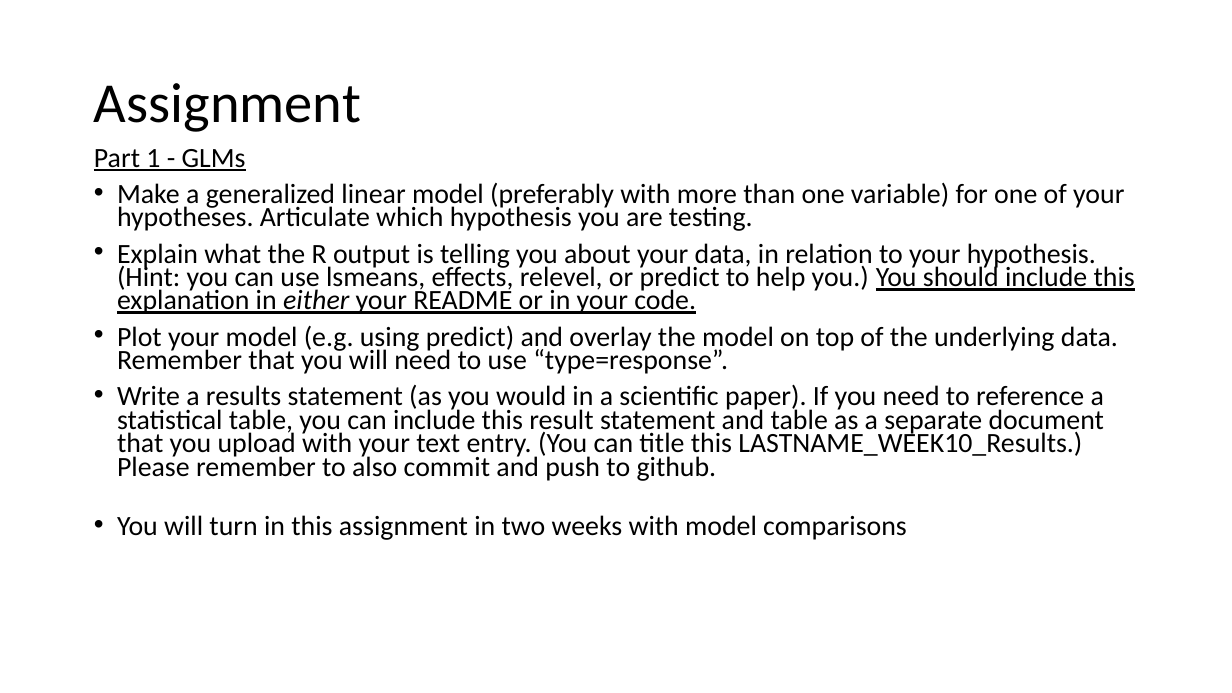
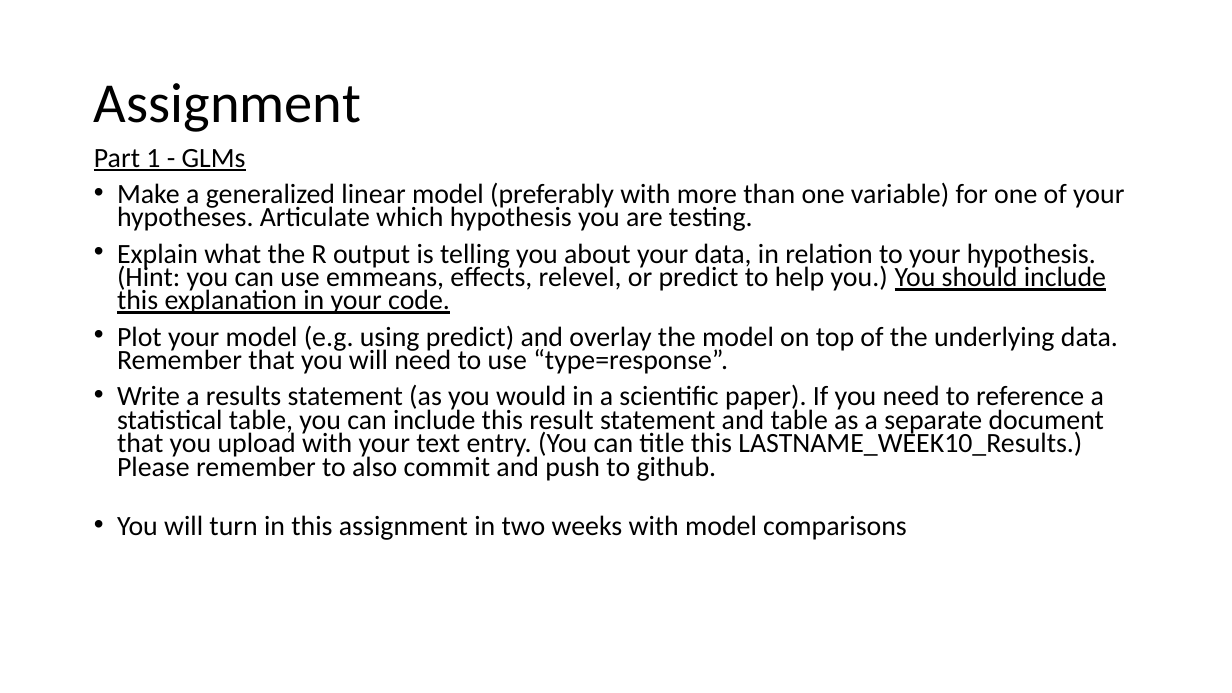
Before and after one commit to VTQuantMethodsEEB/klangwig, a slide deck: slide 32 of lectures/le10_glms.pptx (slide 31 before the commit). Drawn at 1232x693 pixels with LibreOffice and Linux fonts; fonts in the diff are those of the drawing. Boxes give left, top, right and bottom in pixels: in the first picture for what was removed or moved away, otherwise in the second. Text is boxed around its words. In the diff, an @@ line names an element or a change of style, - is before the commit and + after.

```diff
--- a/lectures/le10_glms.pptx
+++ b/lectures/le10_glms.pptx
@@ text at (117, 243, 1106, 314): text changed @@
-• Explain what the R output is telling you about your data, in relation to your hypothesis.
-  (Hint: you can use lsmeans, effects, relevel, or predict to help you.) You should include this explanation in either your README or in your code.
+• Explain what the R output is telling you about your data, in relation to your hypothesis.
+  (Hint: you can use emmeans, effects, relevel, or predict to help you.) You should include this explanation in your code.
```
Also in this commit, not shown: 4 other slides changed, 1 slide added, 2 other files.
